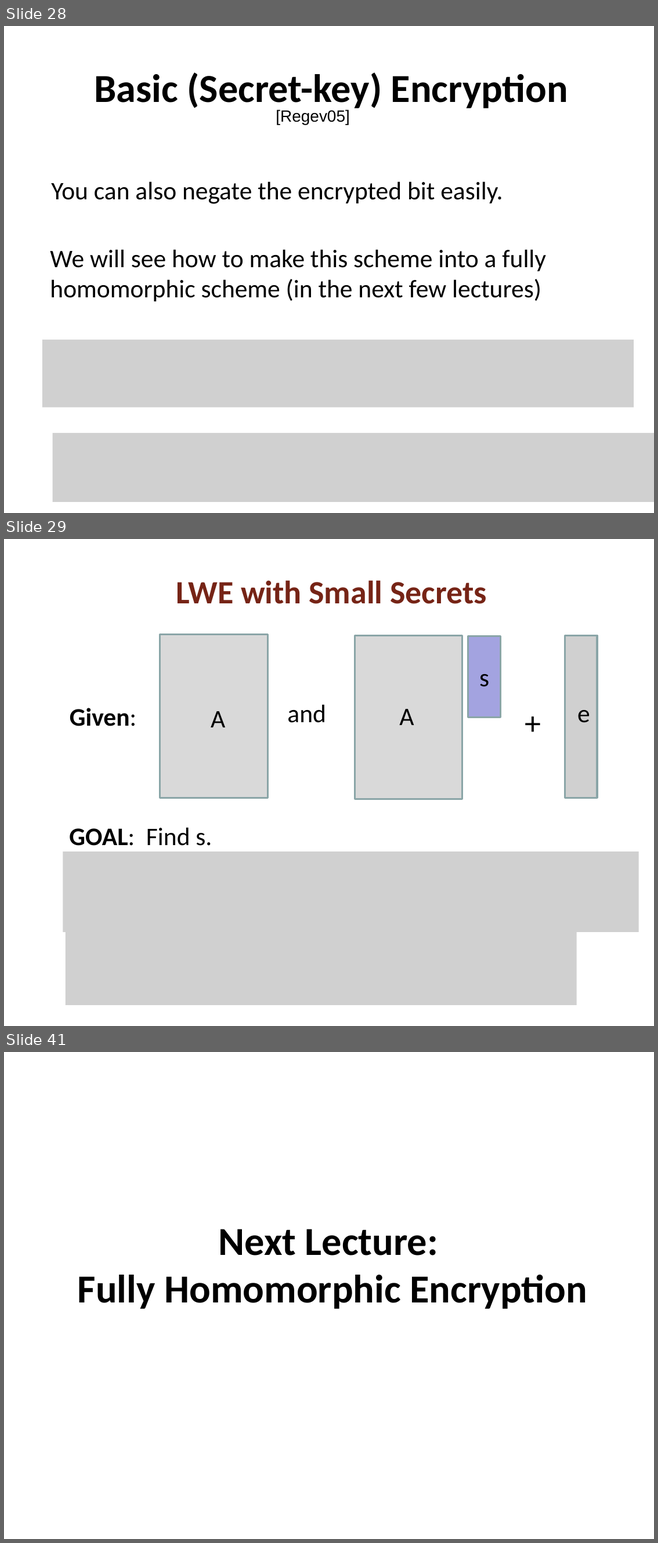
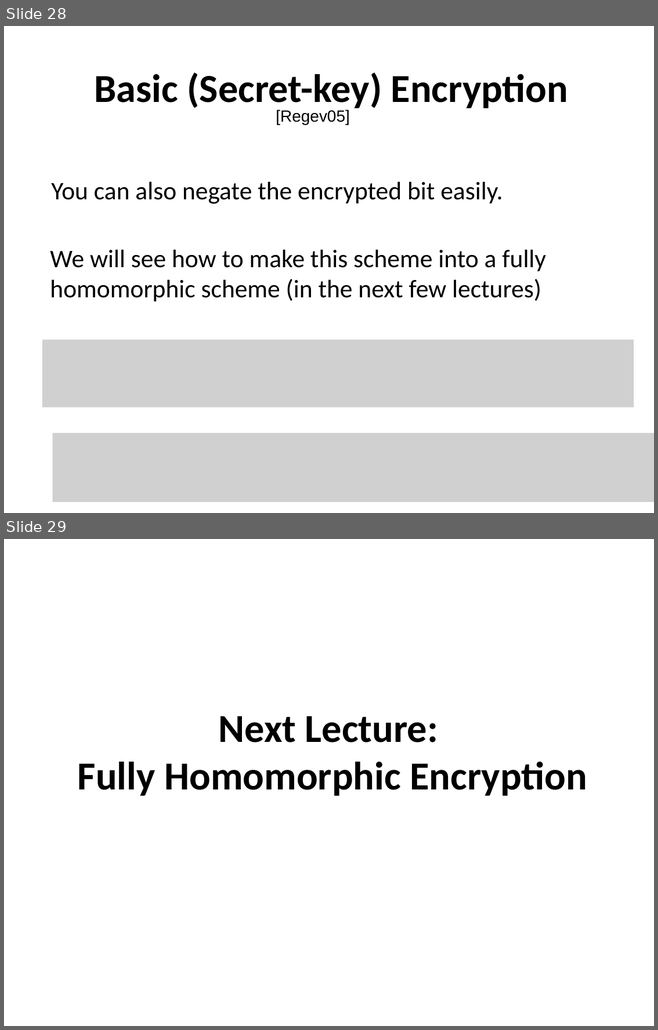
Before and after one commit to mit6875/mit6875.github.io, a slide deck: SLIDES/lec18.pptx. Shown one above the other, each under a label of ours: slides 28, 29 and 41 before the commit, slides 28 and 29 after it; the slides between them are not shown. The pictures are 658x1543 and 658x1030 pixels, drawn with LibreOffice and Linux fonts; fonts in the diff are those of the drawing; grey boxes stand for pictures. Boxes give left, top, right and bottom in pixels: in the first picture for what was removed or moved away, otherwise in the second. Text is boxed around its words. In the diff, an @@ line names an element or a change of style, - is before the commit and + after.

```diff
--- a/SLIDES/lec18.pptx
+++ b/SLIDES/lec18.pptx
@@ slide 29 removed at bbox=[4, 539, 654, 1026], background #FFFFFF @@
@@ title removed at bbox=[176, 580, 487, 604] @@
-LWE with Small Secrets
@@ rectangle removed at bbox=[160, 635, 267, 798] @@
@@ rectangle removed at bbox=[354, 636, 461, 799] @@
@@ rectangle removed at bbox=[468, 636, 500, 717] @@
@@ picture removed at bbox=[565, 636, 597, 798] @@
@@ text removed at bbox=[479, 674, 489, 687] @@
-s
@@ text removed at bbox=[70, 708, 136, 726] @@
-Given:
@@ text removed at bbox=[210, 711, 225, 727] @@
-A
@@ text removed at bbox=[287, 704, 326, 723] @@
-and
@@ text removed at bbox=[399, 709, 413, 725] @@
-A
@@ text removed at bbox=[518, 701, 576, 743] @@
-+
@@ text removed at bbox=[577, 710, 590, 723] @@
-e
@@ text removed at bbox=[69, 827, 212, 846] @@
-GOAL: Find s.
@@ picture removed at bbox=[63, 852, 639, 932] @@
@@ picture removed at bbox=[65, 932, 576, 1005] @@
@@ what was slide 41 is now slide 29 @@
```
Also in this commit, not shown: 11 other slides removed, 1 other file.
